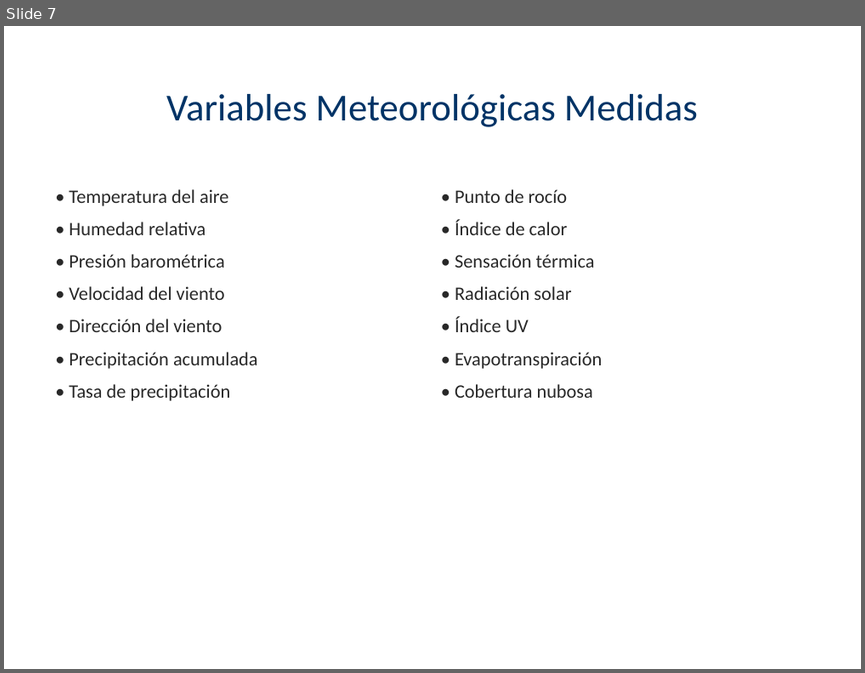
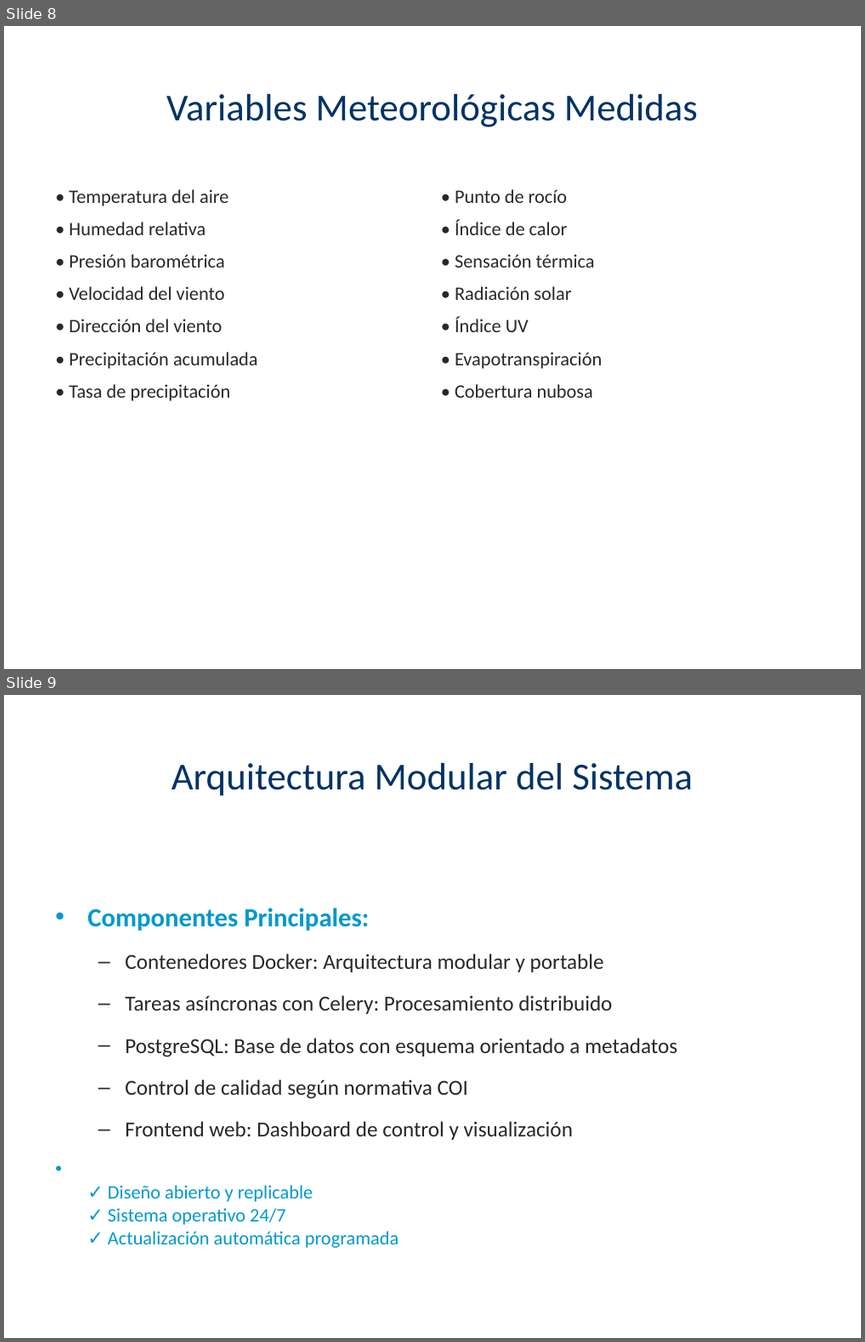
Before and after one commit to pablo27207/services, a slide deck: Presentacion_OOGSJ_XIIJNCM.pptx. Shown one above the other, each under a label of ours: slide 7 before the commit, slides 8 and 9 after it. The pictures are 865x673 and 865x1342 pixels, drawn with LibreOffice and Linux fonts; fonts in the diff are those of the drawing. Boxes give left, top, right and bottom in pixels: in the first picture for what was removed or moved away, otherwise in the second. Text is boxed around its words. In the diff, an @@ line names an element or a change of style, - is before the commit and + after.

```diff
--- a/Presentacion_OOGSJ_XIIJNCM.pptx
+++ b/Presentacion_OOGSJ_XIIJNCM.pptx
@@ slide 9 added at bbox=[4, 695, 861, 1338], background #FFFFFF @@
@@ title added at bbox=[171, 763, 692, 796], 32 pt, text #003366 @@
+Arquitectura Modular del Sistema
@@ text added at bbox=[87, 907, 677, 1247], 18 pt, text #282828 @@
+• Componentes Principales:
+  – Contenedores Docker: Arquitectura modular y portable
+  – Tareas asíncronas con Celery: Procesamiento distribuido
+  – PostgreSQL: Base de datos con esquema orientado a metadatos
+  – Control de calidad según normativa COI
+  – Frontend web: Dashboard de control y visualización
+• ✓ Diseño abierto y replicable
+  ✓ Sistema operativo 24/7
+  ✓ Actualización automática programada
@@ what was slide 7 is now slide 8 @@
```
Also in this commit, not shown: 12 slides changed, 2 other slides added, 2 slides removed, 1 other file.
